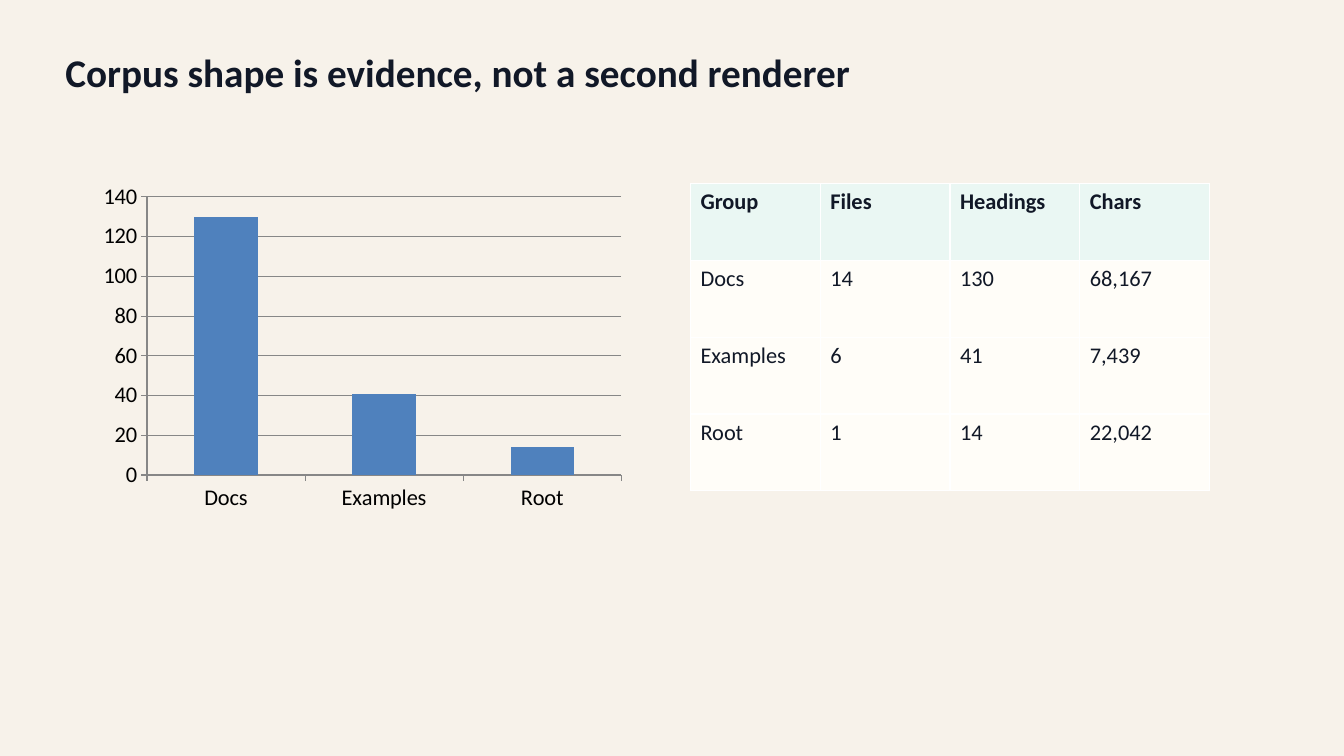
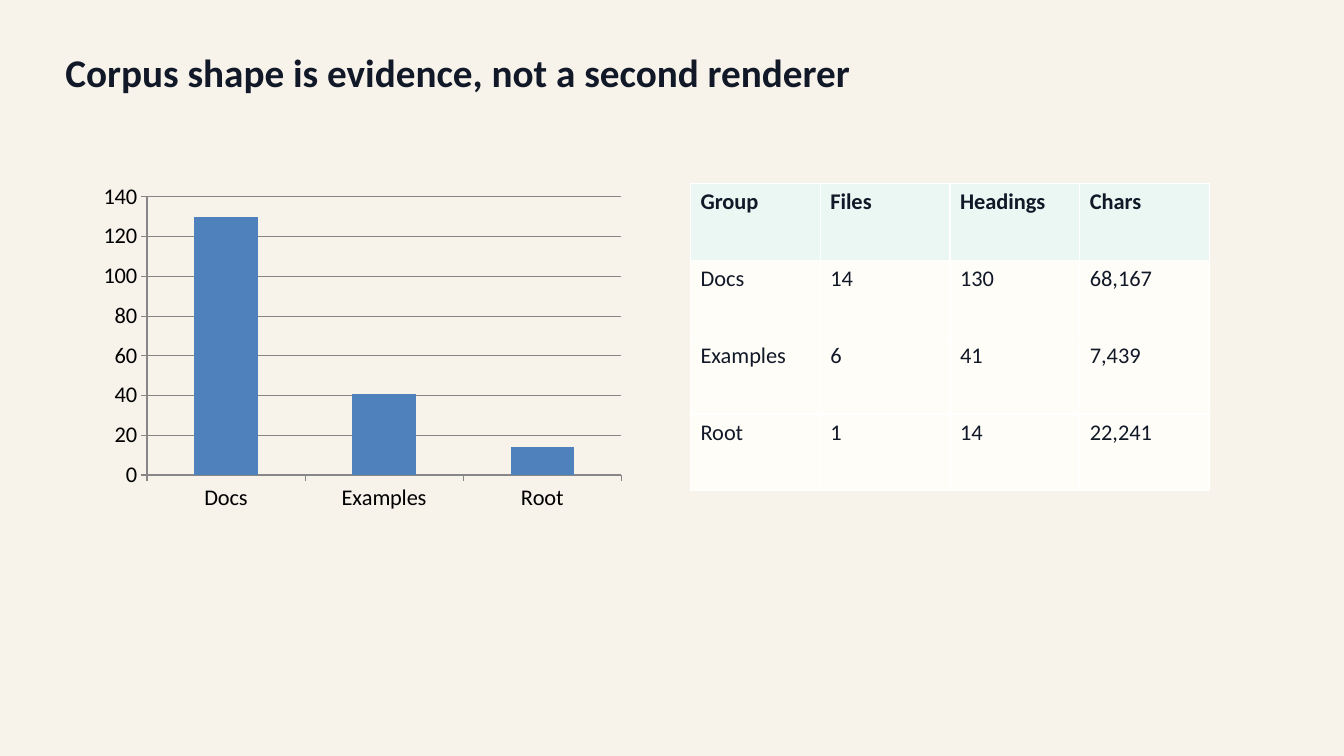
Before and after one commit to ch040602/mdpr-skill, a slide deck: slide 8 of artifacts/mdpr-vs-skill/mdpr-skill-from-actual-md-run.pptx. Drawn at 1344x756 pixels with LibreOffice and Linux fonts; fonts in the diff are those of the drawing. Boxes give left, top, right and bottom in pixels: in the first picture for what was removed or moved away, otherwise in the second. Text is boxed around its words. In the diff, an @@ line names an element or a change of style, - is before the commit and + after.

```diff
--- a/artifacts/mdpr-vs-skill/mdpr-skill-from-actual-md-run.pptx
+++ b/artifacts/mdpr-vs-skill/mdpr-skill-from-actual-md-run.pptx
@@ table at bbox=[691, 184, 1211, 491] @@
-row 4, column 4: 22,042
+row 4, column 4: 22,241
```
Also in this commit, not shown: 2 other slides changed, 15 other files.
